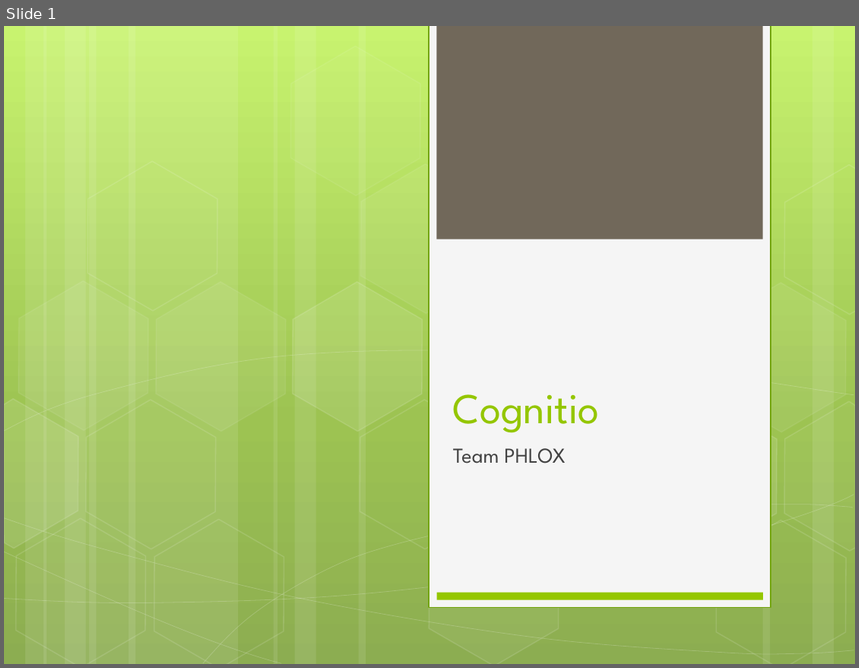
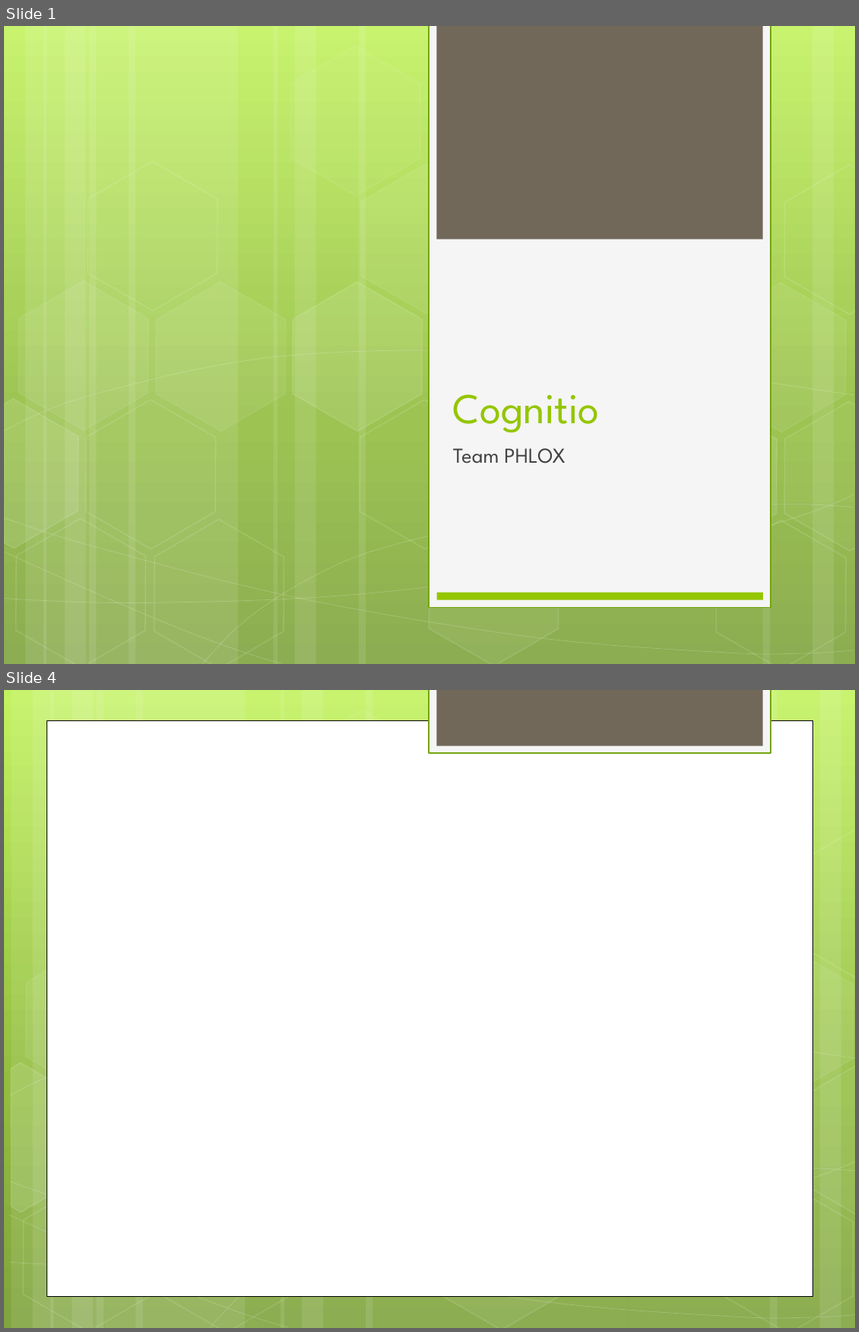
Before and after one commit to TeamPhlox/Cognitio, a slide deck: cognitio.pptx. Shown one above the other, each under a label of ours: slide 1 before the commit, slides 1 and 4 after it; the slides between them are not shown. The pictures are 859x668 and 859x1332 pixels, drawn with LibreOffice and Linux fonts; fonts in the diff are those of the drawing. Boxes give left, top, right and bottom in pixels: in the first picture for what was removed or moved away, otherwise in the second. Text is boxed around its words. In the diff, an @@ line names an element or a change of style, - is before the commit and + after.

```diff
--- a/cognitio.pptx
+++ b/cognitio.pptx
@@ slide 4 added at box(4, 690, 855, 1328), background gradient #C3F35F to #93BF3F to #81A53E @@
@@ rectangle added at box(429, 690, 771, 753), fill #F5F5F5, outline #74A510 1.25 pt @@
@@ rectangle added at box(436, 690, 762, 746), fill #71685A @@
@@ rectangle added at box(47, 720, 813, 1296), fill #FFFFFF, outline #000000 0.5 pt @@
@@ group added at box(4, 690, 855, 1328): 12 rectangles, 8 freeform shapes, 8 hexagons @@
```
Also in this commit, not shown: 1 slide changed, 1 other slide added.
